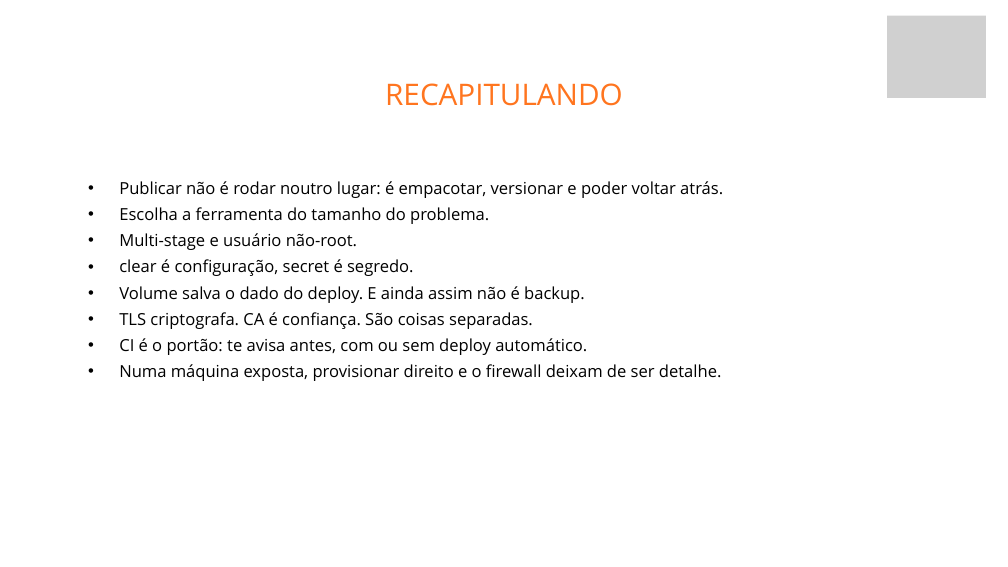
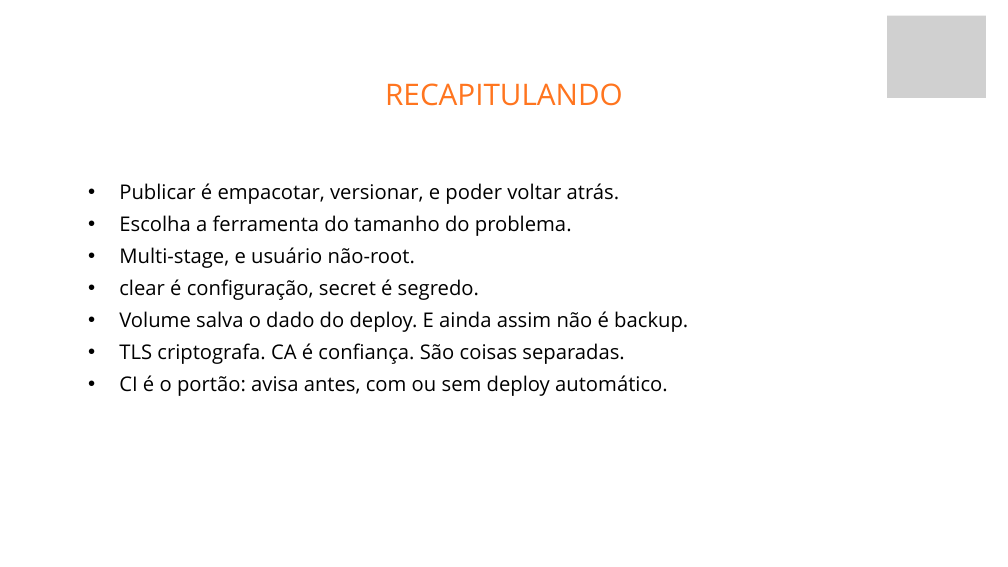
Before and after one commit to fabriciosiqueira08/capacitacao-gabarito, a slide deck: slide 58 of slides/build/aula-04-servidor-docker-kamal-e-deploy.pptx. Drawn at 1008x567 pixels with LibreOffice and Linux fonts; fonts in the diff are those of the drawing; grey boxes stand for pictures; background and template pictures are left out. Boxes give left, top, right and bottom in pixels: in the first picture for what was removed or moved away, otherwise in the second. Text is boxed around its words. In the diff, an @@ line names an element or a change of style, - is before the commit and + after.

Commit message:
Fecha a apostila e os decks para entrega
Última passada, atrás de duas coisas que nenhuma revisão anterior olhou: o que
as Aulas 1 a 3 prometem sobre a Aula 4, e o deck como artefato de projeção.

## Promessas que a Aula 4 não cumpre mais

Quatro slides da Aula 1 mandavam guardar coisas que nunca voltam:

- "Na Aula 4 vamos abrir e fechar portas na mão": o firewall foi para o
  apêndice quando o servidor virou a própria máquina.
- "Na Aula 4 você vai criar um desses registros" (DNS): hoje é /etc/hosts.
- "Na Aula 4 o deploy é autorizado para repo:SEU-USUARIO/SEU-REPO": isso é o
  subject do OIDC, que só existe no apêndice.
- "Na Aula 4, é o push que dispara o deploy": o push dispara o CI; o deploy é
  `kamal deploy`, na mão.

Esse é o tipo de erro que corrói confiança, porque o instrutor diz "guarde
isso" e o aluno espera três semanas por algo que não vem. Os quatro agora
descrevem o que a aula faz de verdade, e as duas versões da apostila também.

## O deck como coisa projetada

Dois slides da Aula 4 encolhiam a fonte para 45% para caber, o que é ilegível
numa projeção. Os dois tinham 8 bullets, porque fui acrescentando ao longo das
revisões. Enxugados para 6 e 7, e agora nenhum dos quatro decks emite aviso.

Também conferi a densidade: nenhum slide com 8 ou mais bullets em deck nenhum.

## Notas do apresentador

A cobertura estava desequilibrada: a Aula 1 tinha 32 slides com nota e a Aula
3, que é a mais conceitual, só 11.

Não escrevi nota para tudo, porque o roteiro já cobre bloco a bloco e isso
viraria ruído. Escrevi dez, nos slides em que quem apresenta trava de verdade:
os que têm demo ao vivo (Base64 no jwt.io, os dois e-mails lado a lado), os
que pedem condução socrática (as três respostas para o logout), os que têm
pergunta previsível ("e se o cache cair?"), e os que o roteiro manda cortar
quando atrasa (XSS e CSRF), onde a nota diz o que deixar dito antes de pular.

Conferi que elas chegaram no .pptx, e não só no YAML.

## Estado final

Quatro decks (69, 54, 66 e 62 slides), a apostila completa com capa e as dez
seções, o apêndice de nuvem, e os quatro roteiros. Contagem de slides,
referências entre deck e apostila, links e âncoras: tudo conferido por script.
Zero padrão de escrita de IA, zero travessão em prosa, zero resíduo das
versões antigas fora do apêndice, onde a VM é a da Azure e está correta.

```diff
--- a/slides/build/aula-04-servidor-docker-kamal-e-deploy.pptx
+++ b/slides/build/aula-04-servidor-docker-kamal-e-deploy.pptx
@@ text at [119, 183, 620, 204]: text changed; size 23.7 to 28.9 pt @@
-  • Publicar não é rodar noutro lugar: é empacotar, versionar e poder voltar atrás.
+  • Publicar é empacotar, versionar, e poder voltar atrás.
@@ text at [119, 215, 688, 364]: size 23.7 to 28.9 pt in "Escolha a ferramenta do tamanho do problema.", "clear é configuração, secret é segredo.", "Volume salva o dado do deploy. E ...", "TLS criptografa. CA é confiança. São coisas ..."; line spacing 37.4pt to 45.7pt @@
@@ text at [119, 247, 415, 268]: text changed; size 23.7 to 28.9 pt @@
-  • Multi-stage e usuário não-root.
+  • Multi-stage, e usuário não-root.
@@ text at [119, 375, 668, 396]: text changed; size 23.7 to 28.9 pt @@
-  • CI é o portão: te avisa antes, com ou sem deploy automático.
-  • Numa máquina exposta, provisionar direito e o firewall deixam de ser detalhe.
+  • CI é o portão: avisa antes, com ou sem deploy automático.
```
Also in this commit, not shown: 1 other slide changed, 30 other files.
